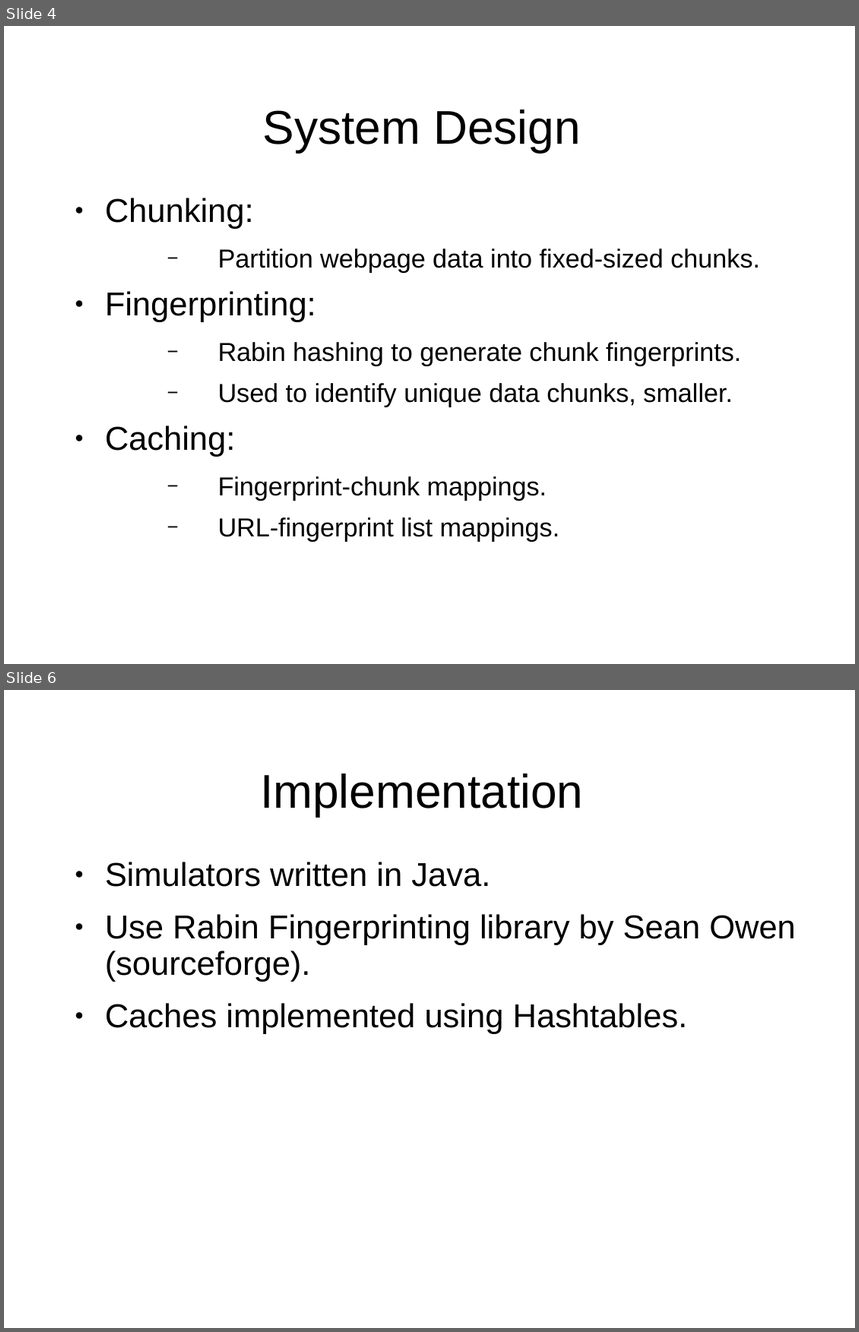
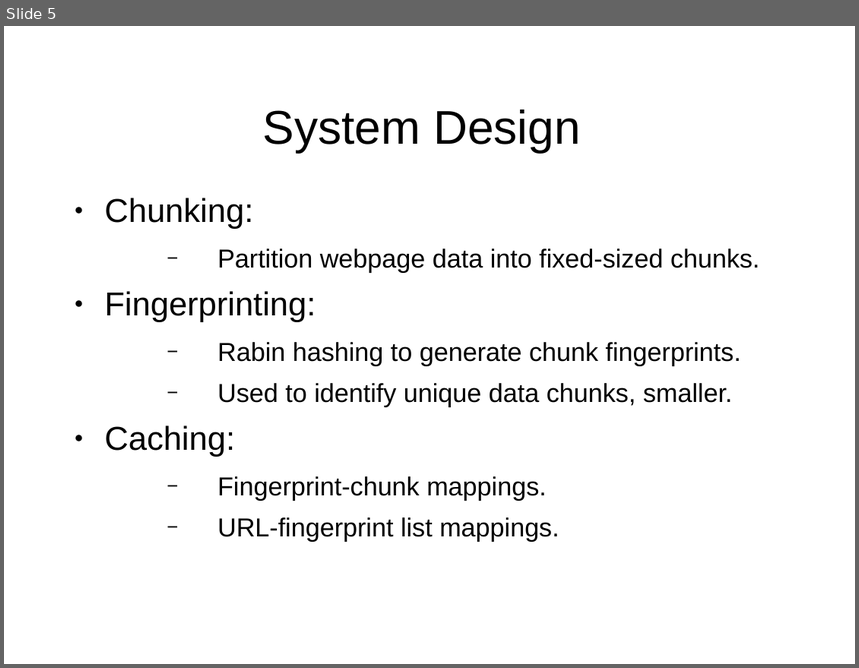
Before and after one commit to masomel/big-data-project, a slide deck: paper/Presentation_May17.ppt. Shown one above the other, each under a label of ours: slides 4 and 6 before the commit, slide 5 after it; the slides between them are not shown. The pictures are 859x1332 and 859x668 pixels, drawn with LibreOffice and Linux fonts; fonts in the diff are those of the drawing; background and template pictures are left out. Boxes give left, top, right and bottom in pixels: in the first picture for what was removed or moved away, otherwise in the second. Text is boxed around its words. In the diff, an @@ line names an element or a change of style, - is before the commit and + after.

```diff
--- a/paper/Presentation_May17.ppt
+++ b/paper/Presentation_May17.ppt
@@ slide 6 removed at (x1=4, y1=690, x2=855, y2=1328), background picture (left out) @@
@@ title removed at (x1=260, y1=774, x2=583, y2=817) @@
-Implementation
@@ text removed at (x1=105, y1=862, x2=796, y2=1034) @@
-● Simulators written in Java.
-● Use Rabin Fingerprinting library by Sean Owen (sourceforge).
-● Caches implemented using Hashtables.
@@ what was slide 4 is now slide 5 @@
```
Also in this commit, not shown: 4 slides changed, 4 slides added, 4 other slides removed.
